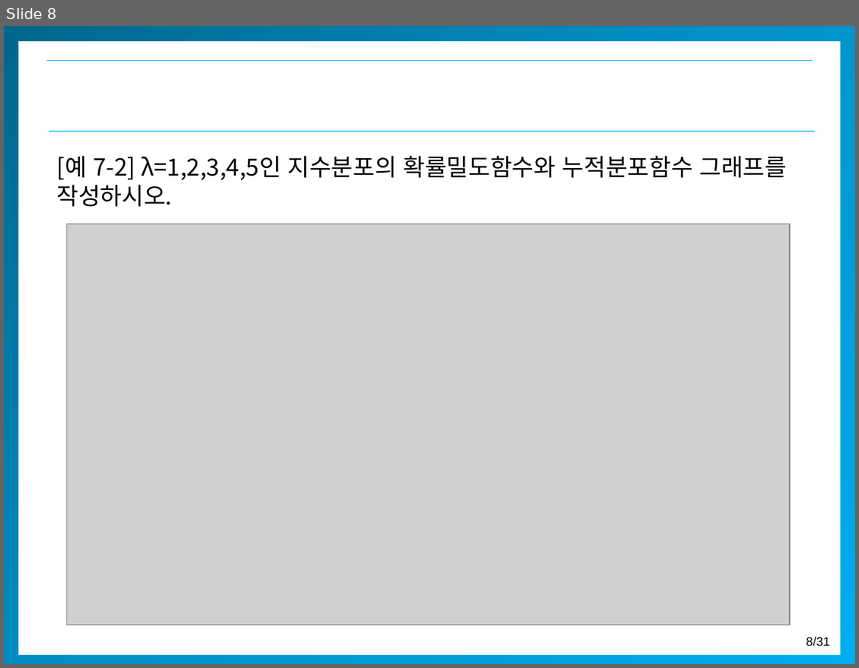
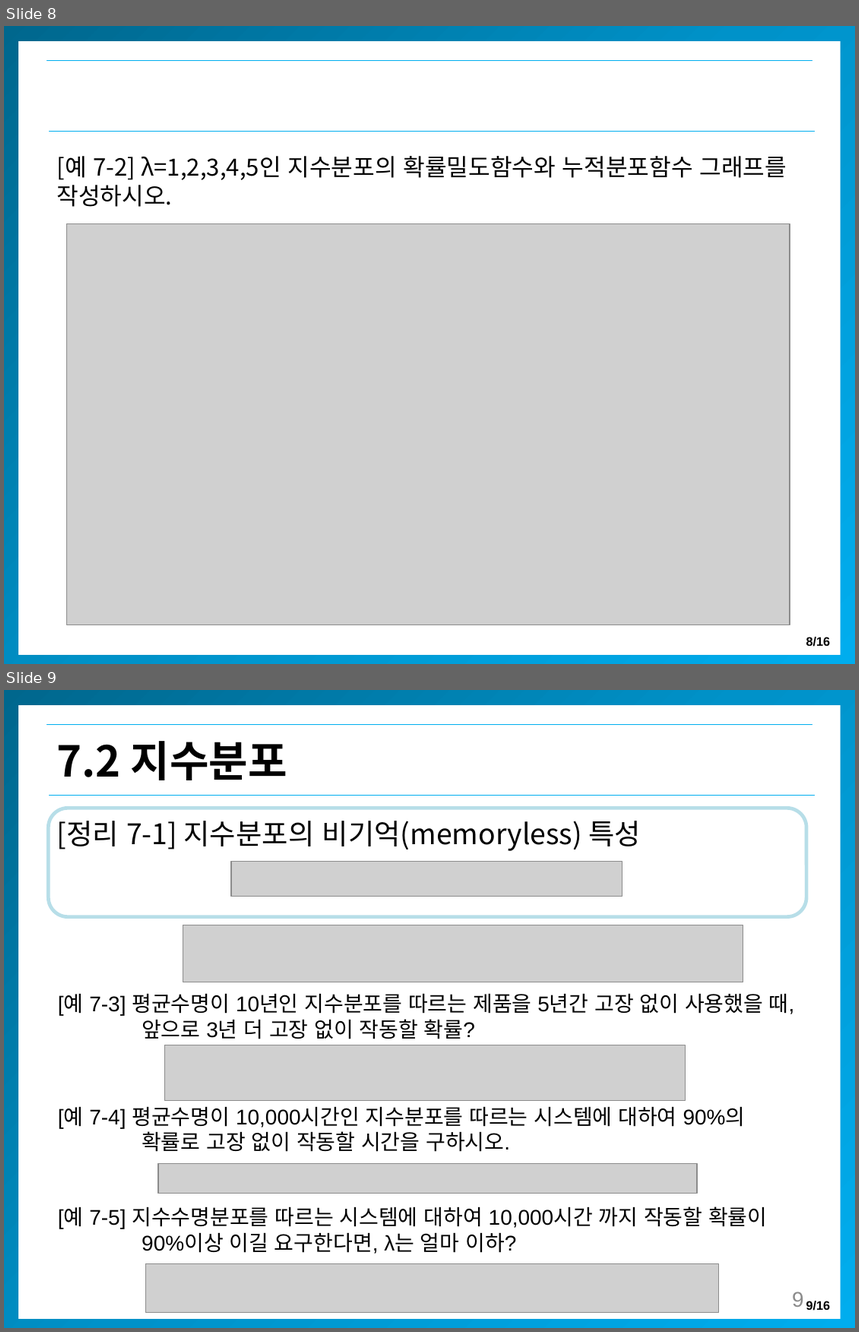
Before and after one commit to misdb/statistics, a slide deck: .gitbook/assets/chapter-05-kor.pptx. Shown one above the other, each under a label of ours: slide 8 before the commit, slides 8 and 9 after it. The pictures are 859x668 and 859x1332 pixels, drawn with LibreOffice and Linux fonts; fonts in the diff are those of the drawing; grey boxes stand for pictures; background and template pictures are left out. Boxes give left, top, right and bottom in pixels: in the first picture for what was removed or moved away, otherwise in the second. Text is boxed around its words. In the diff, an @@ line names an element or a change of style, - is before the commit and + after.

```diff
--- a/.gitbook/assets/chapter-05-kor.pptx
+++ b/.gitbook/assets/chapter-05-kor.pptx
@@ slide 9 added at bbox=[4, 690, 855, 1328], background #FFFFFF; not listed: 5 template elements that a slide beside it also shows @@
@@ text added at bbox=[57, 741, 287, 780], 36 pt, text #000000, bold @@
+7.2 지수분포
@@ rounded rectangle added at bbox=[48, 809, 807, 917], outline #B7DEE8 3 pt @@
@@ text added at bbox=[57, 821, 641, 851], 24 pt, text #000000 @@
+[정리 7-1] 지수분포의 비기억(memoryless) 특성
@@ picture added at bbox=[231, 861, 622, 896] @@
@@ picture added at bbox=[183, 925, 743, 982] @@
@@ text added at bbox=[58, 993, 794, 1040], 18 pt, text #000000 @@
+[예 7-3] 평균수명이 10년인 지수분포를 따르는 제품을 5년간 고장 없이 사용했을 때, 앞으로 3년 더 고장 없이 작동할 확률?
@@ picture added at bbox=[165, 1045, 686, 1100] @@
@@ text added at bbox=[58, 1106, 746, 1152], 18 pt, text #000000 @@
+[예 7-4] 평균수명이 10,000시간인 지수분포를 따르는 시스템에 대하여 90%의 확률로 고장 없이 작동할 시간을 구하시오.
@@ picture added at bbox=[158, 1163, 697, 1193] @@
@@ text added at bbox=[58, 1207, 767, 1254], 18 pt, text #000000 @@
+[예 7-5] 지수수명분포를 따르는 시스템에 대하여 10,000시간 까지 작동할 확률이 90%이상 이길 요구한다면, λ는 얼마 이하?
@@ picture added at bbox=[145, 1265, 718, 1313] @@
@@ page number added at bbox=[792, 1292, 804, 1307], 18 pt, text #8C8C8C @@
+9
@@ page number at bbox=[807, 637, 831, 647]: text changed; bold on @@
-8/31
+8/16
```
Also in this commit, not shown: 1 slide changed, 14 other files.
